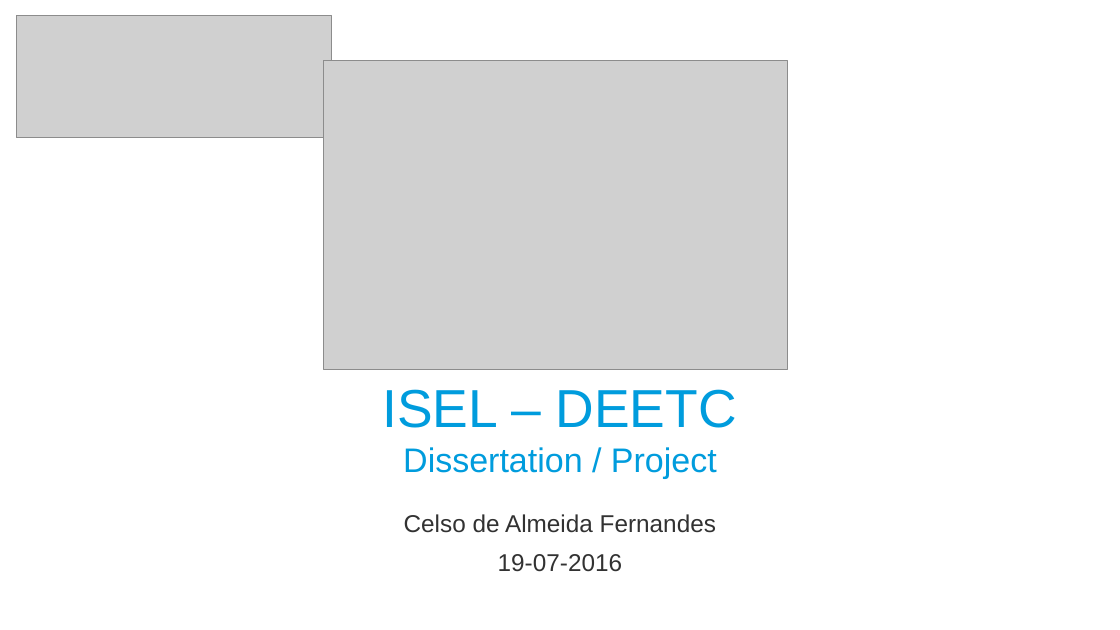
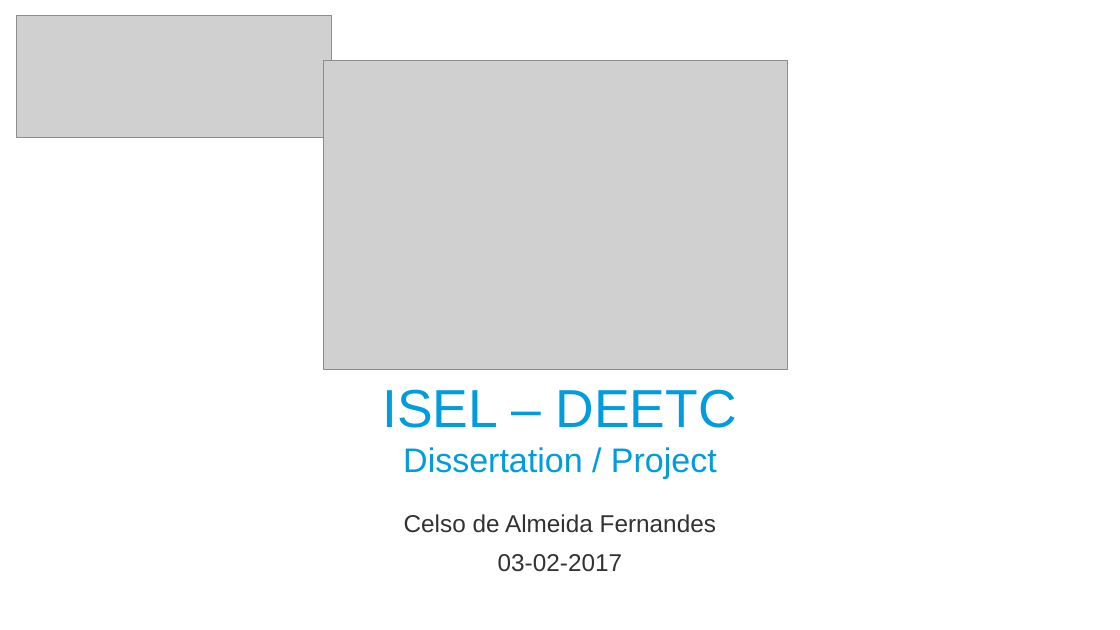
Before and after one commit to celsoaf/BrightScript-Debugger, a slide deck: slide 1 of doc/10-Apresentação.pptx. Drawn at 1120x630 pixels with LibreOffice and Linux fonts; fonts in the diff are those of the drawing; grey boxes stand for pictures. Boxes give left, top, right and bottom in pixels: in the first picture for what was removed or moved away, otherwise in the second. Text is boxed around its words. In the diff, an @@ line names an element or a change of style, - is before the commit and + after.

```diff
--- a/doc/10-Apresentação.pptx
+++ b/doc/10-Apresentação.pptx
@@ subtitle at box(498, 554, 622, 572): text changed @@
-19-07-2016
+03-02-2017
```
Also in this commit, not shown: 1 other slide changed.
